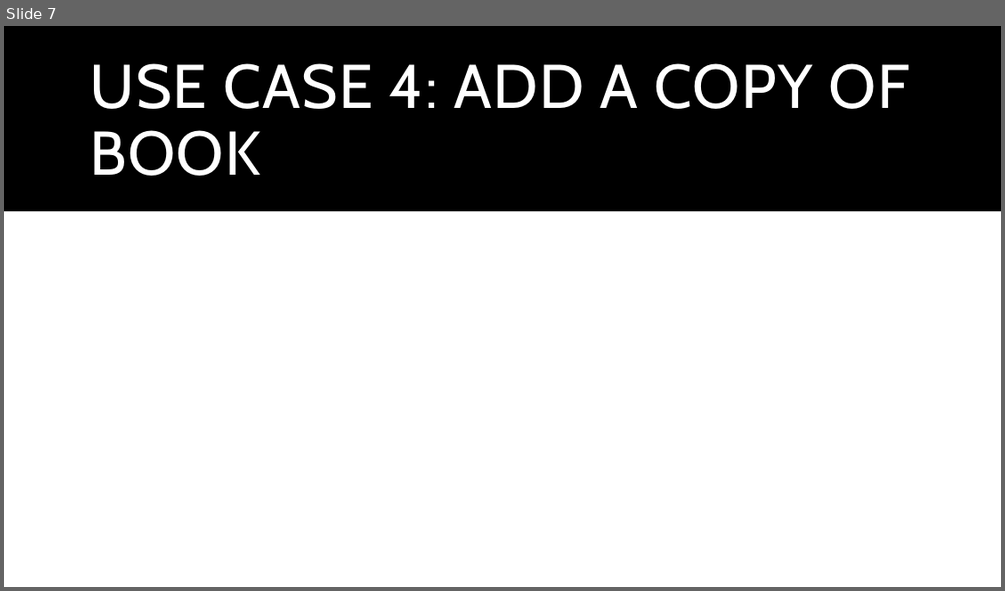
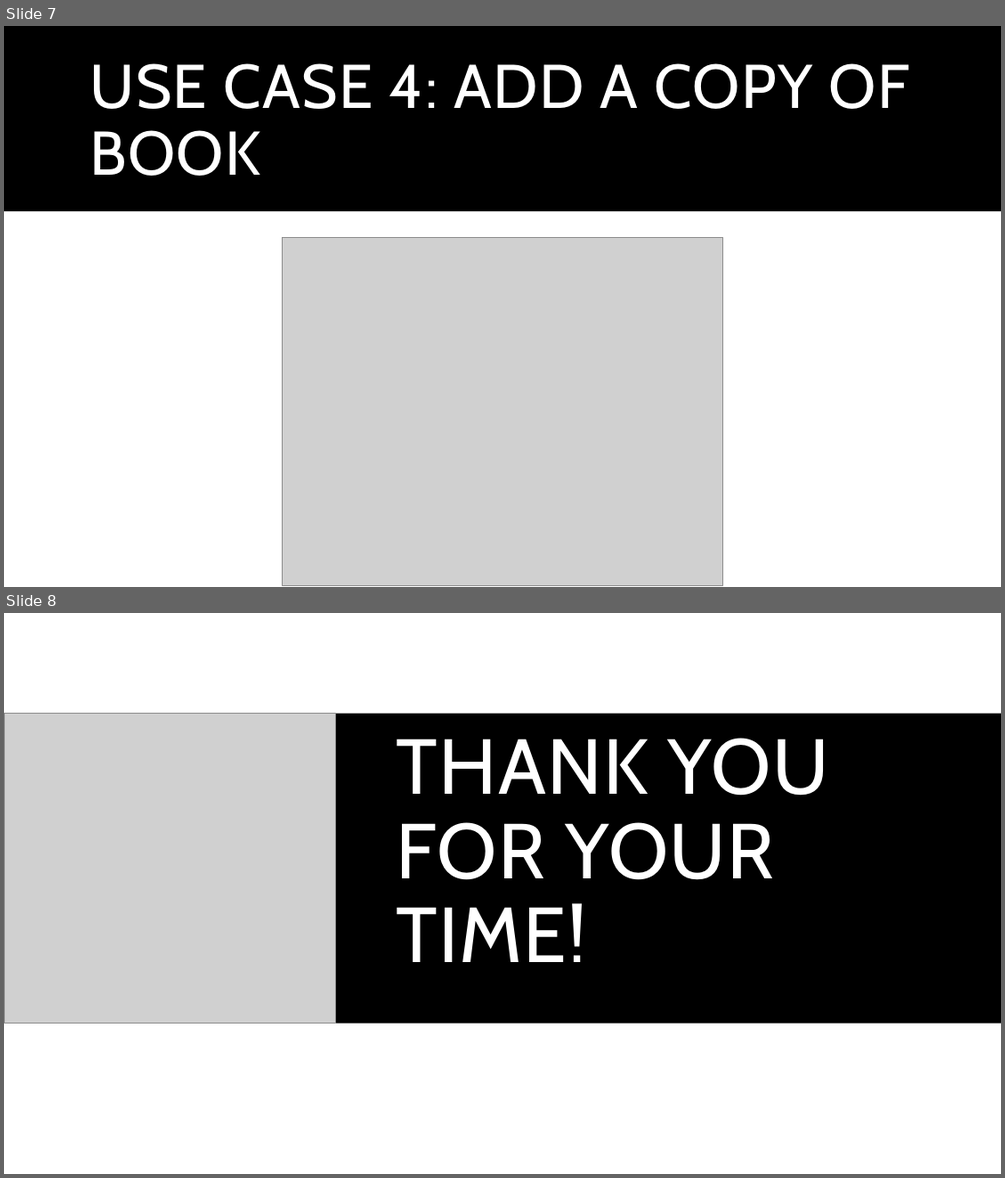
Before and after one commit to anhvu2889/miu-cs401-mpp, a slide deck: mpp-cs401/src/midterm/demo/Presentation.pptx. Shown one above the other, each under a label of ours: slide 7 before the commit, slides 7 and 8 after it. The pictures are 1005x591 and 1005x1178 pixels, drawn with LibreOffice and Linux fonts; fonts in the diff are those of the drawing; grey boxes stand for pictures. Boxes give left, top, right and bottom in pixels: in the first picture for what was removed or moved away, otherwise in the second. Text is boxed around its words. In the diff, an @@ line names an element or a change of style, - is before the commit and + after.

```diff
--- a/mpp-cs401/src/midterm/demo/Presentation.pptx
+++ b/mpp-cs401/src/midterm/demo/Presentation.pptx
@@ slide 8 added at (4, 613, 1001, 1174), background #FFFFFF; not listed: 1 template element that a slide beside it also shows @@
@@ rectangle added at (4, 613, 1001, 1174), fill #FFFFFF @@
@@ picture added at (4, 714, 336, 1022) @@
@@ rectangle added at (336, 714, 1001, 1022), fill #000000 @@
@@ title added at (396, 738, 829, 962), 75 pt, text #FFFFFF @@
+THANK YOU FOR YOUR TIME!
@@ rectangle added at (4, 957, 1001, 1174), fill #000000 @@
@@ slide 7 changed as well @@
@@ picture added at (283, 238, 722, 585) @@
```
Also in this commit, not shown: 6 other slides changed, 6 other files.
